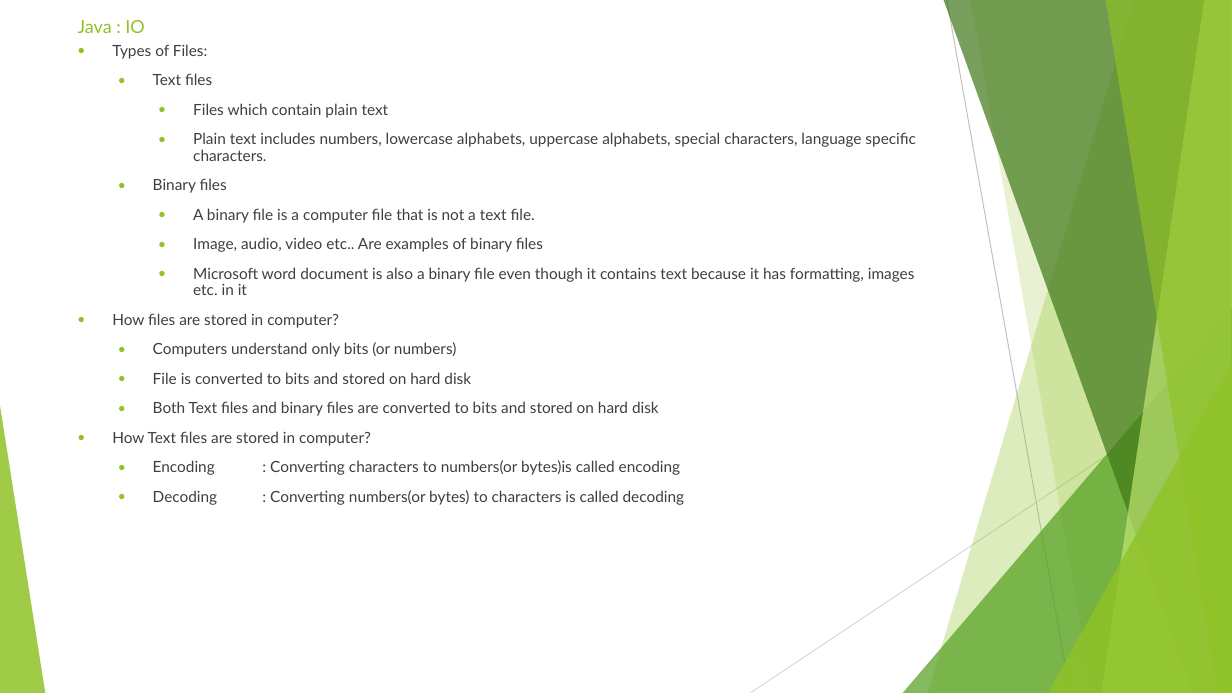
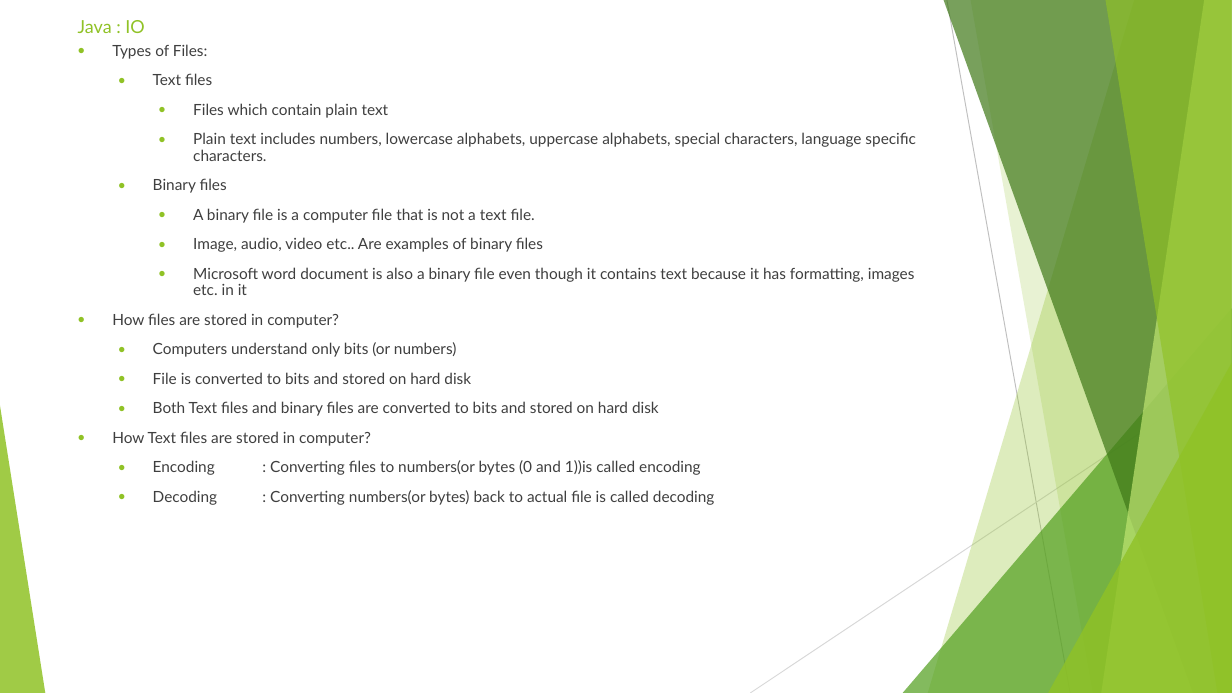
Before and after one commit to sidissir/mk-java-training, a slide deck: slide 39 of AutomationPPT.pptx. Drawn at 1232x693 pixels with LibreOffice and Linux fonts; fonts in the diff are those of the drawing. Boxes give left, top, right and bottom in pixels: in the first picture for what was removed or moved away, otherwise in the second. Text is boxed around its words. In the diff, an @@ line names an element or a change of style, - is before the commit and + after.

Commit message:
Java IO

```diff
--- a/AutomationPPT.pptx
+++ b/AutomationPPT.pptx
@@ text at bbox=[153, 460, 715, 505]: text changed @@
-  ● Encoding : Converting characters to numbers(or bytes)is called encoding
-  ● Decoding : Converting numbers(or bytes) to characters is called decoding
+  ● Encoding : Converting files to numbers(or bytes (0 and 1))is called encoding
+  ● Decoding : Converting numbers(or bytes) back to actual file is called decoding
```
Also in this commit, not shown: 1 other slide changed, 2 slides removed, 19 other files.
